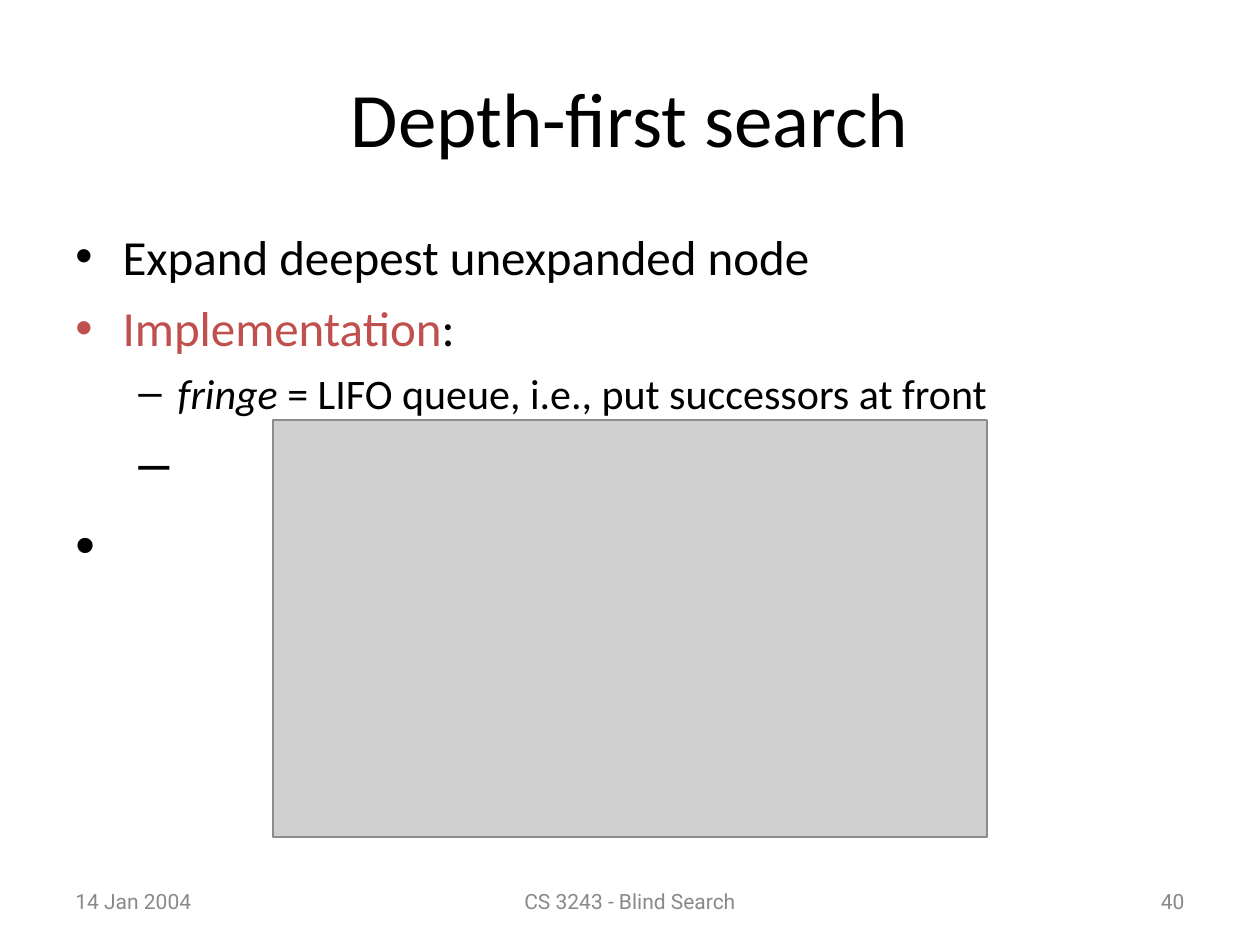
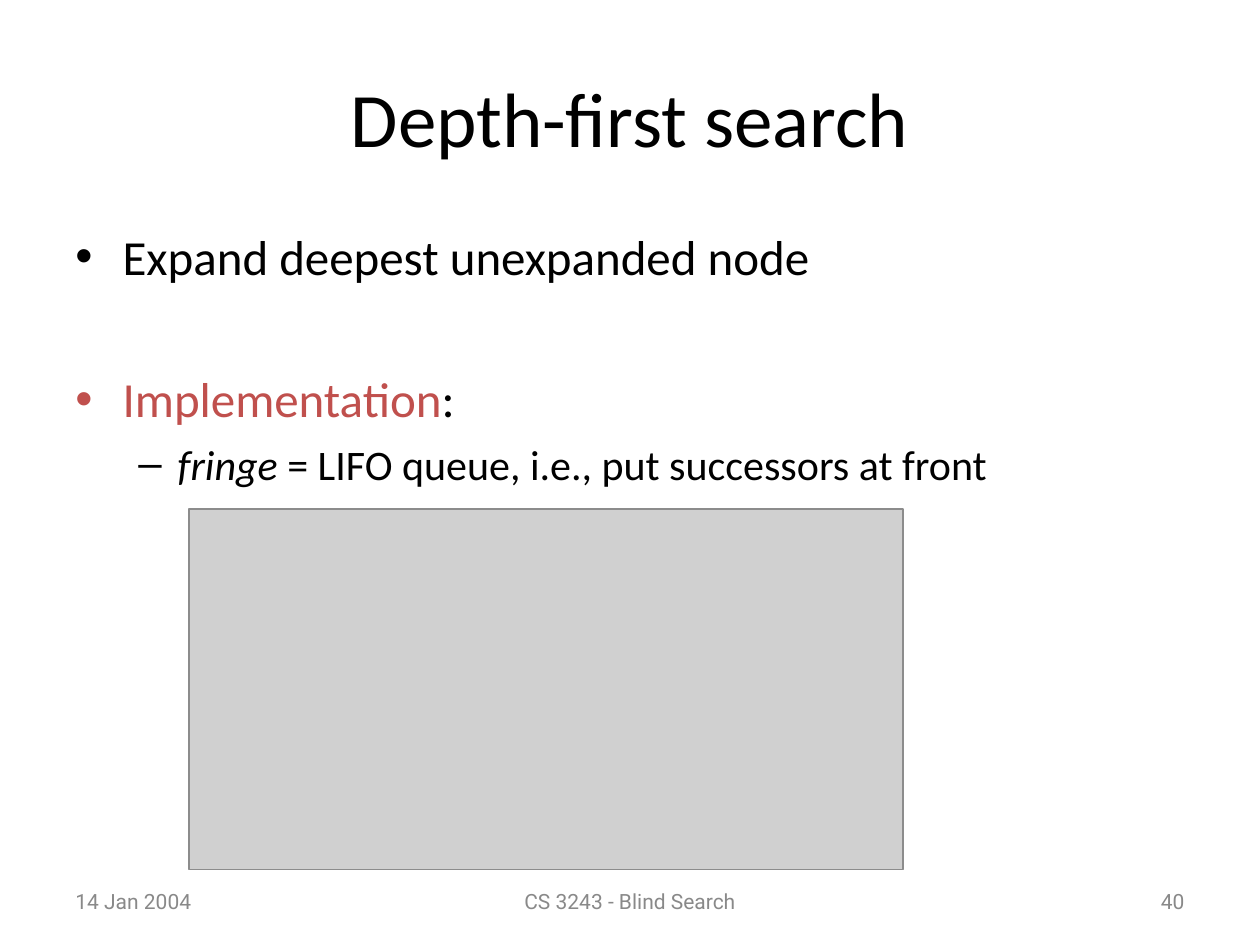
Before and after one commit to Rafi-afridi/Artificial_intelligence, a slide deck: slide 40 of Book slides/m3-search.ppt. Drawn at 1260x945 pixels with LibreOffice and Linux fonts; fonts in the diff are those of the drawing; grey boxes stand for pictures. Boxes give left, top, right and bottom in pixels: in the first picture for what was removed or moved away, otherwise in the second. Text is boxed around its words. In the diff, an @@ line names an element or a change of style, - is before the commit and + after.

```diff
--- a/Book slides/m3-search.ppt
+++ b/Book slides/m3-search.ppt
@@ text "Expand deepest unexpanded node" rewrapped from [123,241,987,417] to [123,241,987,488] @@
@@ picture: place and size @@
-picture at [273,420,988,837]
+picture at [189,509,903,869]
```
Also in this commit, not shown: 7 other slides changed, 8 other files.
